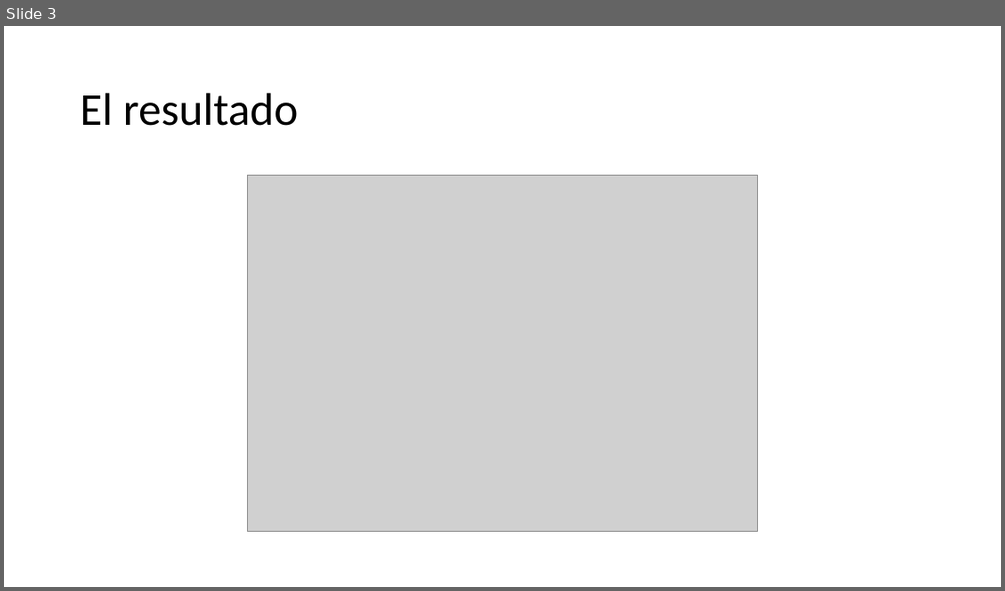
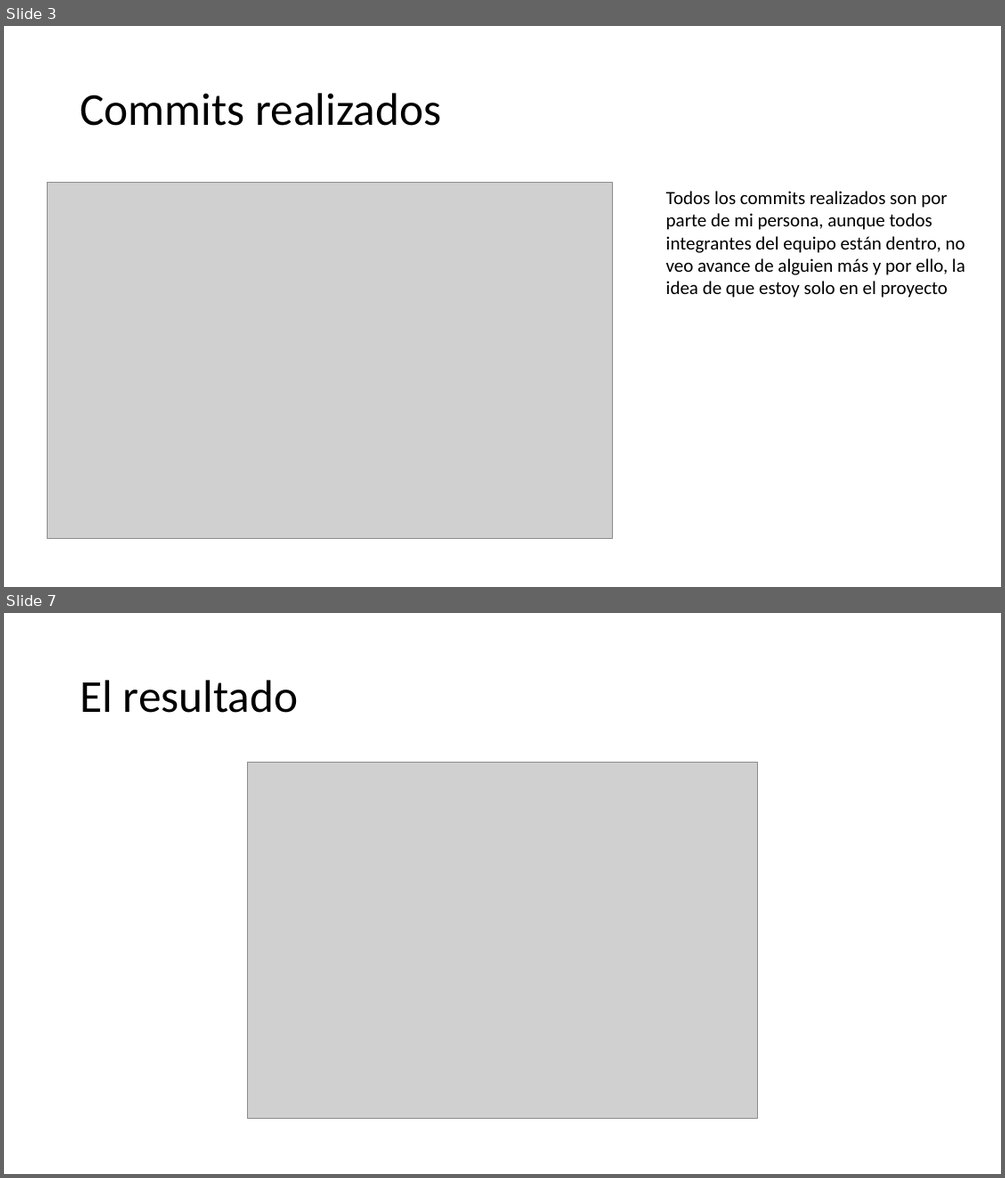
Before and after one commit to EzioFenix/Proyecto_computacion_grafica_2024-1, a slide deck: Presentación del progreso.pptx. Shown one above the other, each under a label of ours: slide 3 before the commit, slides 3 and 7 after it; the slides between them are not shown. The pictures are 1005x591 and 1005x1178 pixels, drawn with LibreOffice and Linux fonts; fonts in the diff are those of the drawing; grey boxes stand for pictures. Boxes give left, top, right and bottom in pixels: in the first picture for what was removed or moved away, otherwise in the second. Text is boxed around its words. In the diff, an @@ line names an element or a change of style, - is before the commit and + after.

```diff
--- a/Presentación del progreso.pptx
+++ b/Presentación del progreso.pptx
@@ slide 3 added at [4, 26, 1001, 587], background #FFFFFF @@
@@ title added at [80, 93, 441, 126], 44 pt, text #000000 @@
+Commits realizados
@@ picture added at [48, 183, 613, 539] @@
@@ text added at [666, 191, 965, 297], 18 pt, text #000000 @@
+Todos los commits realizados son por parte de mi persona, aunque todos integrantes del equipo están dentro, no veo avance de alguien más y por ello, la idea de que estoy solo en el proyecto
@@ what was slide 3 is now slide 7 @@
```
Also in this commit, not shown: 2 slides changed, 10 other slides added, 3 other files.
